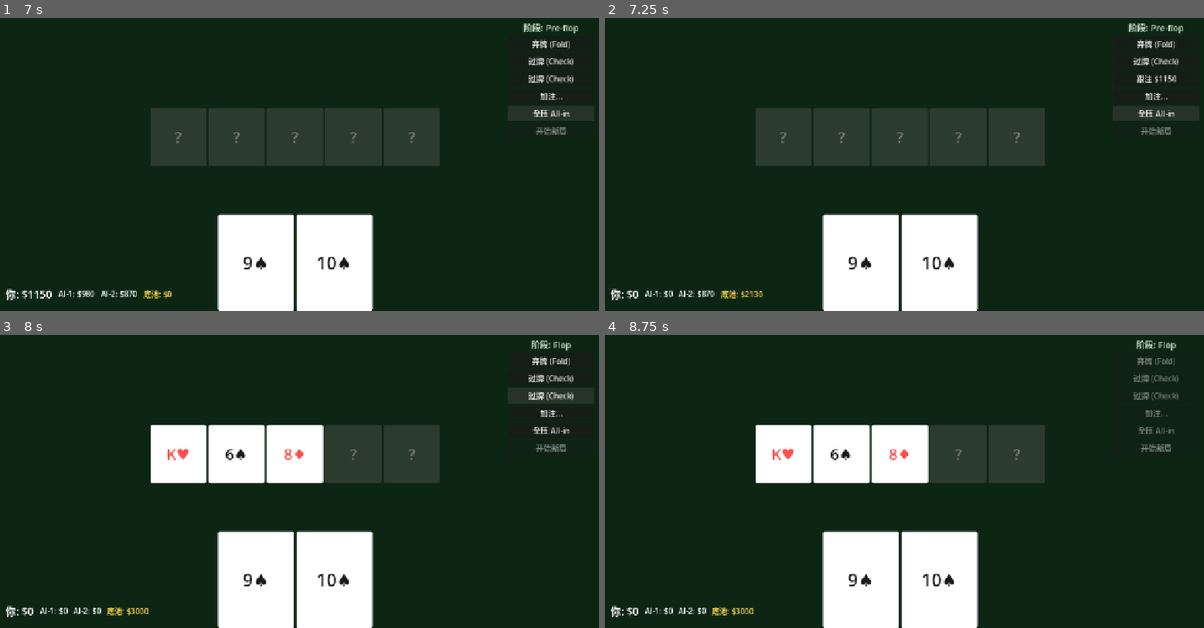
Above: before the commit, frames 1-4 (two rows, left to right).
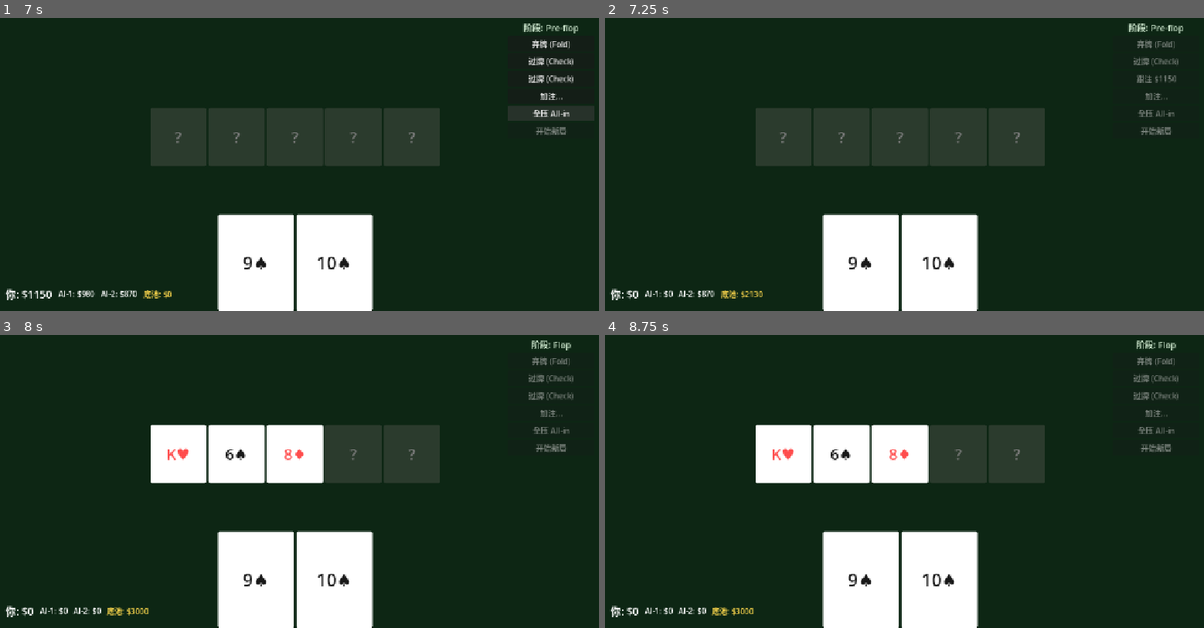
Above: after the commit, the same moments.

Repository: gaoyingxie/texas-holdemp
Game: Godot game, scene res://scenes/main.tscn
Same seed, same stepped clock (60 frames per second), same inputs: the game is played once before the commit and once after it.
Inputs (mouse positions are in pixels of both pictures, inside the frame that each line leads up to):
- Up to frame 1 (7 s): click "弃牌 (Fold)" at 0.5 s; click "开始新局" at 2 s; click "过牌 (Check)" at 2.75 s; click "跟注 $20" at 3.5 s; click "过牌 (Check)" at 4.25 s; click "加注..." at 5 s; click "开始新局" at 5.75 s; click "全压 All-in" at 6.5 s
- Up to frame 2 (7.25 s): no input
- Up to frame 3 (8 s): click (551, 396) at 7.25 s, where only the run before the commit has a clickable "跟注 $1150"
- Up to frame 4 (8.75 s): click (1156, 361) at 8 s, where only the run before the commit has a clickable "弃牌 (Fold)"

Frame 1 is identical in both runs. In frame 2, 0.5% of the frame differs, in the area x 88-96%, y 7-35%; in frame 3, 0.5%, in the area x 88-96%, y 7-34%; in frame 4, nothing differs.

Commit message:
fix: ALL IN后跳过所有操作轮次，按钮全程disabled

Diff:
--- a/scripts/main.gd
+++ b/scripts/main.gd
@@ -180,8 +180,8 @@
     # AI手牌（结算前隐藏）
     _update_ai_hands()
 
-    # 按钮状态
-    var is_my_turn = not player.is_folded and not is_game_over
+    # 按钮状态（ALL IN后无需操作）
+    var is_my_turn = not player.is_folded and not is_game_over and not player.is_all_in
     $ActionPanel/FoldBtn.disabled = not is_my_turn
     $ActionPanel/CheckBtn.disabled = not is_my_turn
     $ActionPanel/CallBtn.disabled = not is_my_turn
@@ -196,19 +196,19 @@
 
 
 func _on_fold() -> void:
-    if is_game_over or player.is_folded: return
+    if is_game_over or player.is_folded or player.is_all_in: return
     game.do_fold(player)
     _ai_turn()
 
 
 func _on_check() -> void:
-    if is_game_over or player.is_folded: return
+    if is_game_over or player.is_folded or player.is_all_in: return
     game.do_check(player)
     _ai_turn()
 
 
 func _on_call() -> void:
-    if is_game_over or player.is_folded: return
+    if is_game_over or player.is_folded or player.is_all_in: return
     if game.current_bet > 0:
         game.do_call(player)
     else:
@@ -217,7 +217,7 @@
 
 
 func _on_raise() -> void:
-    if is_game_over or player.is_folded: return
+    if is_game_over or player.is_folded or player.is_all_in: return
     # 简化：加注到 current_bet + 50
     var raise_to = game.current_bet + 50
     if raise_to > player.chips:
@@ -228,7 +228,7 @@
 
 
 func _on_all_in() -> void:
-    if is_game_over or player.is_folded: return
+    if is_game_over or player.is_folded or player.is_all_in: return
     game.do_all_in(player)
     _ai_turn()
 
